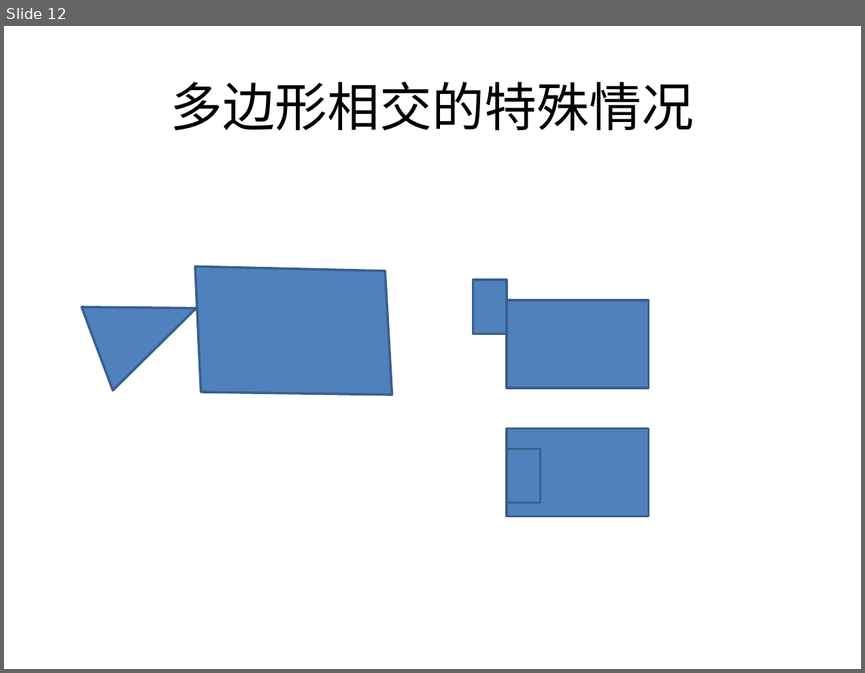
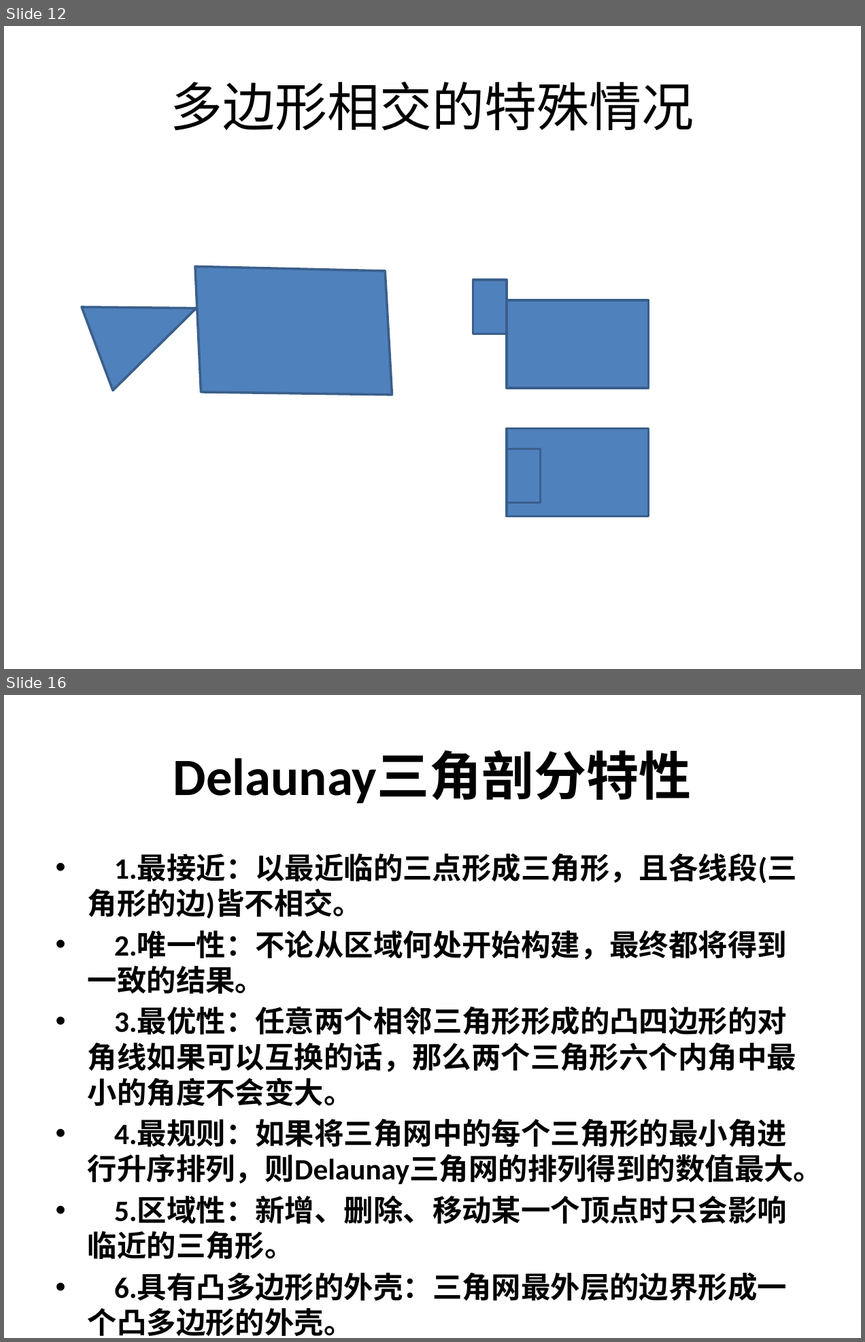
Before and after one commit to heyaolong1987/my-webgame, a slide deck: 工作文档/AStar算法及导航网格寻路.pptx. Shown one above the other, each under a label of ours: slide 12 before the commit, slides 12 and 16 after it; the slides between them are not shown. The pictures are 865x673 and 865x1342 pixels, drawn with LibreOffice and Linux fonts; fonts in the diff are those of the drawing. Boxes give left, top, right and bottom in pixels: in the first picture for what was removed or moved away, otherwise in the second. Text is boxed around its words. In the diff, an @@ line names an element or a change of style, - is before the commit and + after.

```diff
--- a/工作文档/AStar算法及导航网格寻路.pptx
+++ b/工作文档/AStar算法及导航网格寻路.pptx
@@ slide 16 added at (4, 695, 861, 1338), background #FFFFFF @@
@@ title added at (173, 751, 691, 803), 44 pt, text #000000, bold @@
+Delaunay三角剖分特性
@@ text added at (88, 854, 823, 1336), 24.8 pt, text #000000, bold @@
+• 1.最接近：以最近临的三点形成三角形，且各线段(三角形的边)皆不相交。
+• 2.唯一性：不论从区域何处开始构建，最终都将得到一致的结果。
+• 3.最优性：任意两个相邻三角形形成的凸四边形的对角线如果可以互换的话，那么两个三角形六个内角中最小的角度不会变大。
+• 4.最规则：如果将三角网中的每个三角形的最小角进行升序排列，则Delaunay三角网的排列得到的数值最大。
+• 5.区域性：新增、删除、移动某一个顶点时只会影响临近的三角形。
+• 6.具有凸多边形的外壳：三角网最外层的边界形成一个凸多边形的外壳。
```
Also in this commit, not shown: 4 slides changed, 6 other slides added, 1 slide removed.
